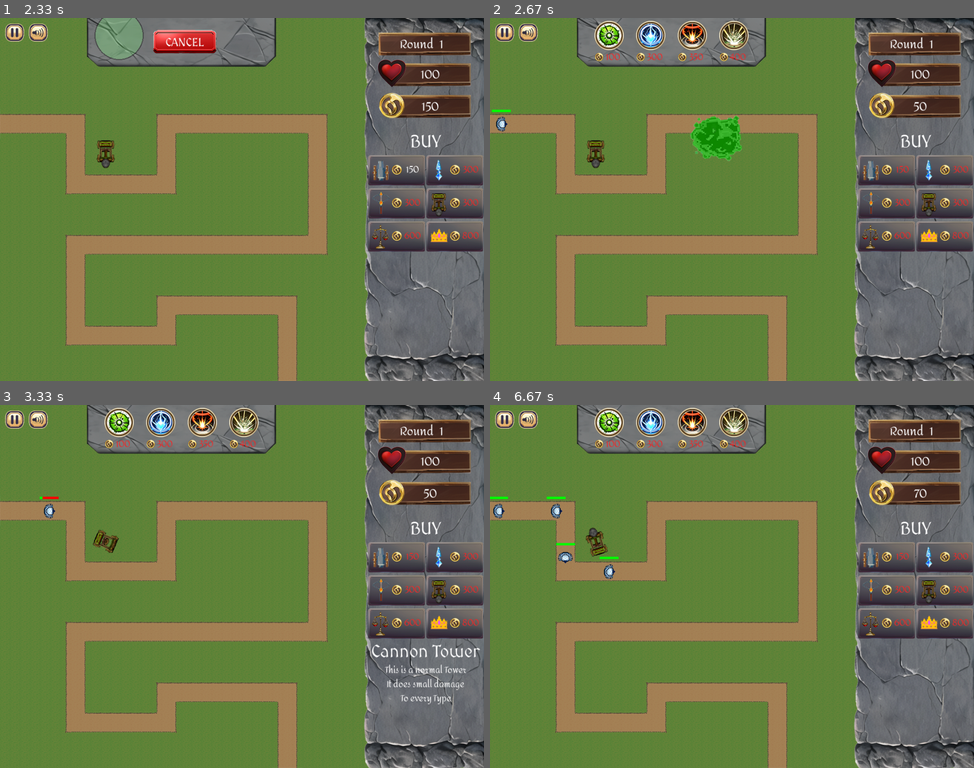
Above: before the commit, frames 1-4 (two rows, left to right).
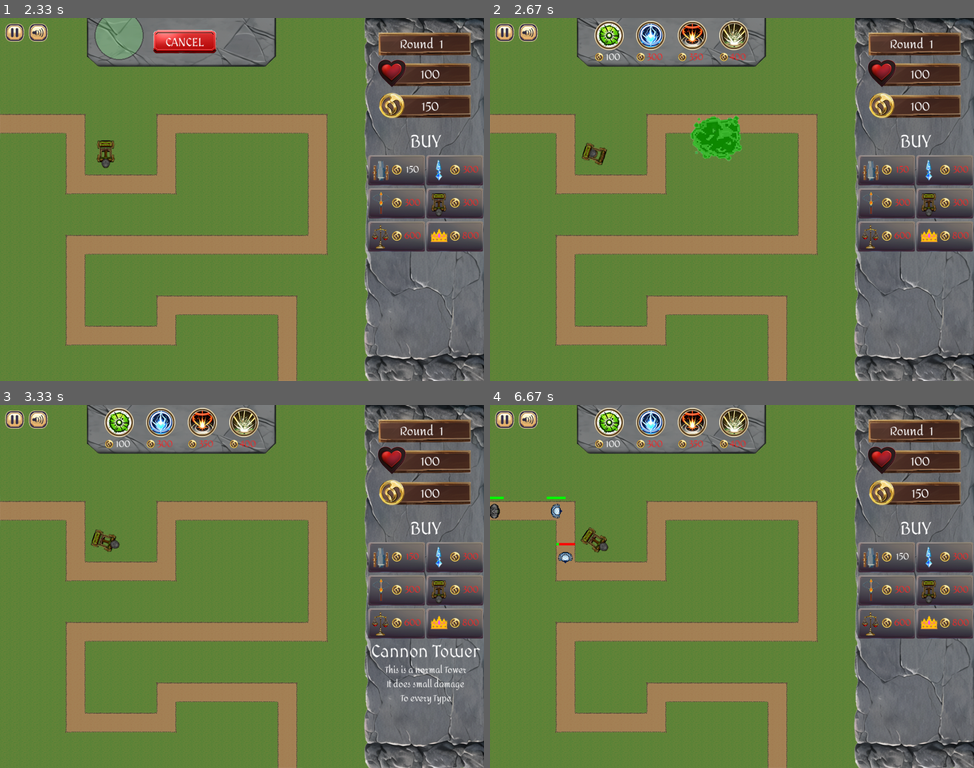
Above: after the commit, the same moments.

Repository: peter5454/PyGame
Game: pygame game, started from main.py
Same seed, same stepped clock (60 frames per second), same inputs: the game is played once before the commit and once after it.
Inputs (mouse positions are in pixels of both pictures, inside the frame that each line leads up to):
- Up to frame 1 (2.33 s): click (242, 199) at 0.38 s; click "300" at 0.72 s; click (91, 145) at 1.05 s; click "START ROUND" at 1.38 s; click "150" at 1.72 s; click (121, 36) at 2.05 s
- Up to frame 2 (2.67 s): click (717, 137) at 2.38 s
- Up to frame 3 (3.33 s): click "800" at 2.72 s; click (367, 553) at 3.05 s
- Up to frame 4 (6.67 s): click (882, 579) at 3.38 s; click (833, 521) at 3.72 s; click "600" at 4.55 s; click (591, 564) at 4.88 s; click (862, 626) at 5.22 s; click (581, 720) at 5.55 s; click (649, 423) at 5.88 s; click (683, 571) at 6.22 s

Frame 1 is identical in both runs. In frame 2, 0.4% of the frame differs, in the area x 0-91%, y 9-42%; in frame 3, 0.4%; in frame 4, 0.6%, in the area x 0-91%, y 9-48%.

Commit message:
Balancing for demo video

Diff:
--- a/constants.py
+++ b/constants.py
@@ -7,14 +7,14 @@
 FPS = 60
 HEALTH = 100
 MONEY = 450
-TOTAL_LEVELS = 5
+TOTAL_LEVELS = 3
 
 #enemy constants
-KILL_REWARD = 20
+KILL_REWARD = 50
 
 LEVEL_COMPLETE_REWARD = 100
 
 ANIMATION_STEPS = 8
 ANIMATION_DELAY = 50
 
-SPAWN_COOLDOWN = [1000,750,500,1,0.2]
+SPAWN_COOLDOWN = [1000,900,800,1,0.2]
--- a/enemy_data.py
+++ b/enemy_data.py
@@ -1,31 +1,31 @@
 ENEMY_SPAWN_DATA = [
     {
         #1
-        "ice_golem": 10,
-        "fire_golem": 0,
-        "earth_golem": 0,
+        "fire_golem": 2,
+        "ice_golem": 2,
+        "earth_golem": 2,
+        "fire_giant": 0,
         "ice_giant": 0,
-        "fire_giant": 0,
         "earth_giant": 0
     },
     {
         #2
+        "fire_golem": 5,
         "ice_golem": 5,
-        "fire_golem": 5,
         "earth_golem": 5,
-        "ice_giant": 0,
-        "fire_giant": 0,
-        "earth_giant": 0
+        "fire_giant": 1,
+        "ice_giant": 1,
+        "earth_giant": 1
 
     },
     {
         #3
+        "fire_golem": 10,
         "ice_golem": 10,
-        "fire_golem": 10,
         "earth_golem": 10,
-        "ice_giant": 1,
-        "fire_giant": 1,
-        "earth_giant": 1
+        "fire_giant": 5,
+        "ice_giant": 5,
+        "earth_giant": 5
 
     }
 
@@ -53,13 +53,13 @@
     "ice_giant": {
         "health": 50,
         "element": "I",
-        "speed": 2,
+        "speed": 1.5,
         "type": "giant"
     },
     "fire_giant": {
         "health": 25,
         "element": "F",
-        "speed": 4,
+        "speed": 2,
         "type": "giant"
 
     },
--- a/turrets_data.py
+++ b/turrets_data.py
@@ -4,7 +4,7 @@
             "name" : "TURRET_CANNON",
             "range": 90,
             "level": 1,
-            "cooldown": 1000,
+            "cooldown": 1200,
             "damage": 4,
             "cost": 150,
             "element": "N",
@@ -14,7 +14,7 @@
         {
             "range": 140,
             "level": 2,
-            "cooldown": 600,
+            "cooldown": 750,
             "damage": 10,
             "element": "N",
             "upgrade_cost": 0
@@ -25,7 +25,7 @@
             "name" : "TURRET_ICE",
             "range": 200,
             "level": 1,
-            "cooldown": 2000,
+            "cooldown": 1000,
             "damage": 7,
             "cost": 300,
             "element": "I",
@@ -35,7 +35,7 @@
         {
             "range": 250,
             "level": 2,
-            "cooldown": 1500,
+            "cooldown": 500,
             "damage": 15,
             "element": "I",
             "upgrade_cost": 0
@@ -46,7 +46,7 @@
             "name" : "TURRET_FIRE",
             "range": 200,
             "level": 1,
-            "cooldown": 2000,
+            "cooldown": 1000,
             "damage": 7,
             "cost": 300,
             "element": "F",
@@ -56,7 +56,7 @@
         {
             "range": 250,
             "level": 2,
-            "cooldown": 1500,
+            "cooldown": 500,
             "damage": 15,
             "element": "F",
             "upgrade_cost": 0
@@ -67,7 +67,7 @@
             "name" : "TURRET_EARTH",
             "range": 200,
             "level": 1,
-            "cooldown": 2000,
+            "cooldown": 1000,
             "damage": 10,
             "cost": 300,
             "element": "E",
@@ -77,7 +77,7 @@
         {
             "range": 250,
             "level": 2,
-            "cooldown": 1500,
+            "cooldown": 500,
             "damage": 15,
             "element": "E",
             "upgrade_cost": 0
